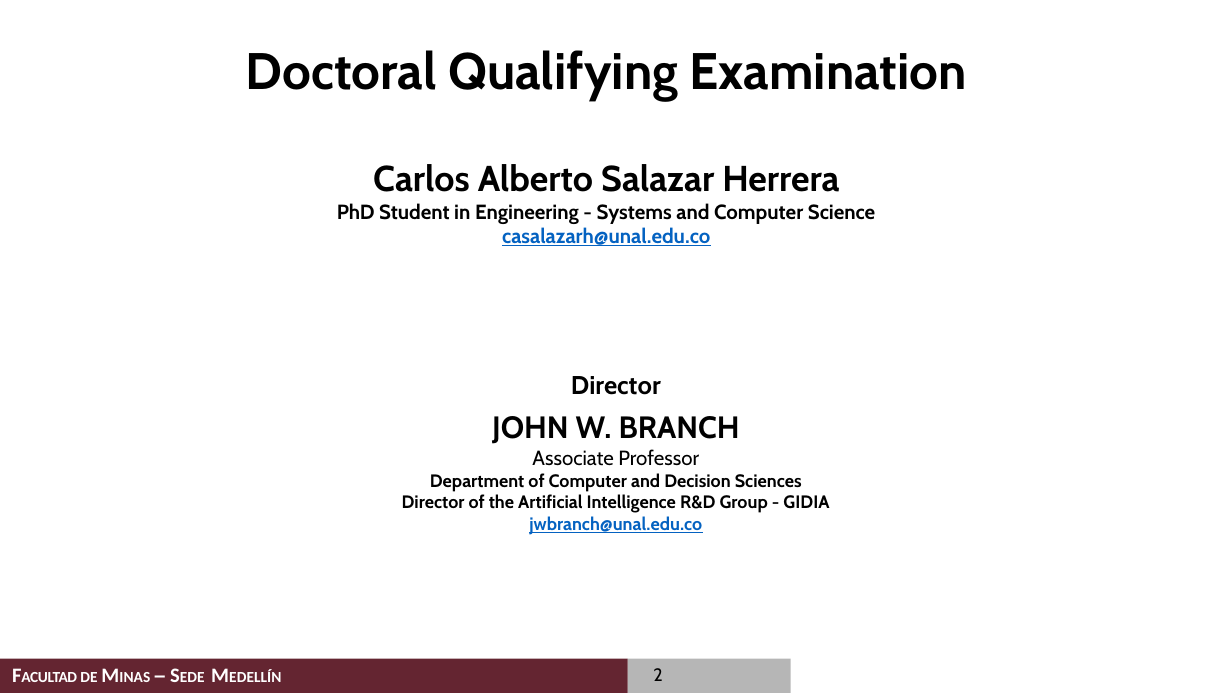
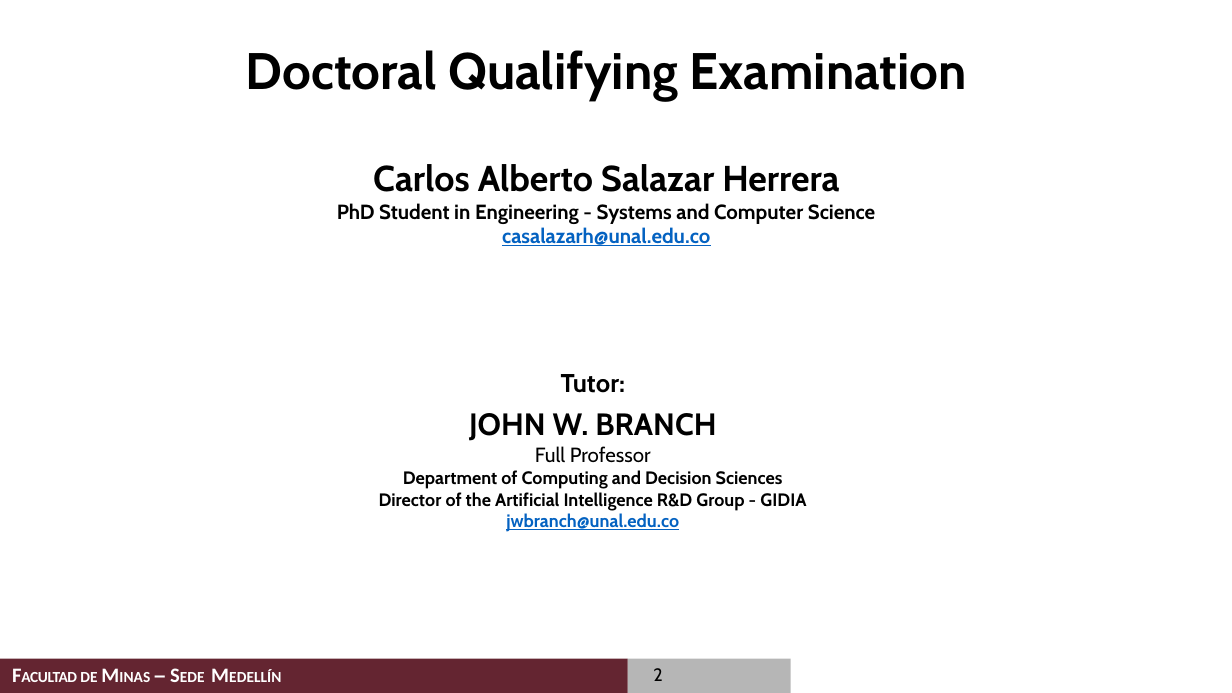
Before and after one commit to casalazarh/Examen-de-Calificacion-2020, a slide deck: slide 2 of presentation/Examen de Calificacion de Doctorado_Carlos_Alberto_Salazar.pptx. Drawn at 1232x693 pixels with LibreOffice and Linux fonts; fonts in the diff are those of the drawing; background and template pictures are left out. Boxes give left, top, right and bottom in pixels: in the first picture for what was removed or moved away, otherwise in the second. Text is boxed around its words. In the diff, an @@ line names an element or a change of style, - is before the commit and + after.

```diff
--- a/presentation/Examen de Calificacion de Doctorado_Carlos_Alberto_Salazar.pptx
+++ b/presentation/Examen de Calificacion de Doctorado_Carlos_Alberto_Salazar.pptx
@@ text "Tutor:": place and size @@
-text "Tutor:" at (402, 376, 829, 535)
+text "Tutor:" at (379, 374, 806, 532)
@@ text at (561, 374, 625, 393): text changed @@
-Director
+Tutor:
@@ text at (403, 446, 783, 489): text changed @@
-Associate Professor
-Department of Computer and Decision Sciences
+Full Professor
+Department of Computing and Decision Sciences
```
Also in this commit, not shown: 14 other slides changed.
